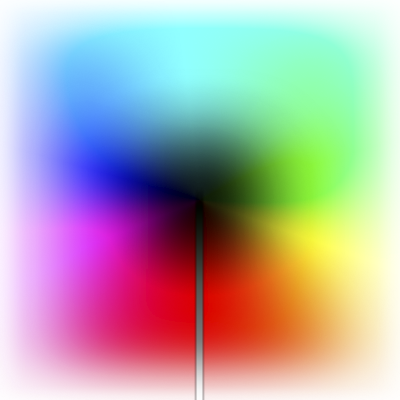
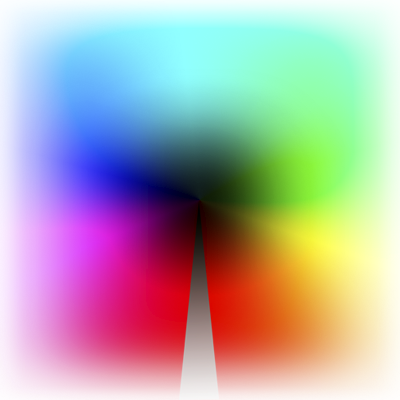
Layer changes from the first 400 × 400 image to the second:
added layer "Capa 2" above "Capa 1" over <box>179,201,219,400</box>
hid "Capa 1" over <box>194,189,205,400</box>
